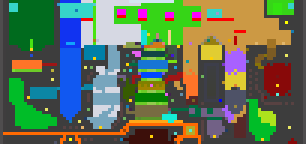
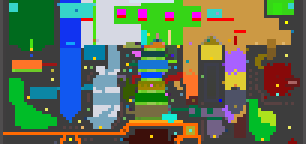
Two versions of the same layered image (306×144). Layer-by-layer changes:
painted on "biome_map.png" over [132, 54, 300, 108]
